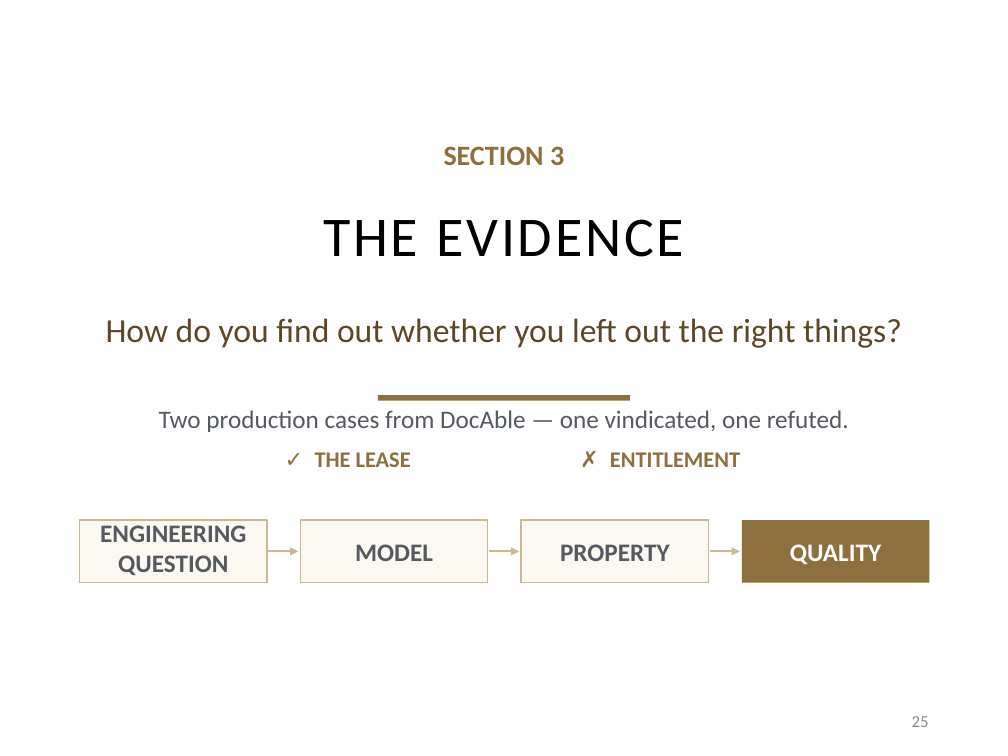
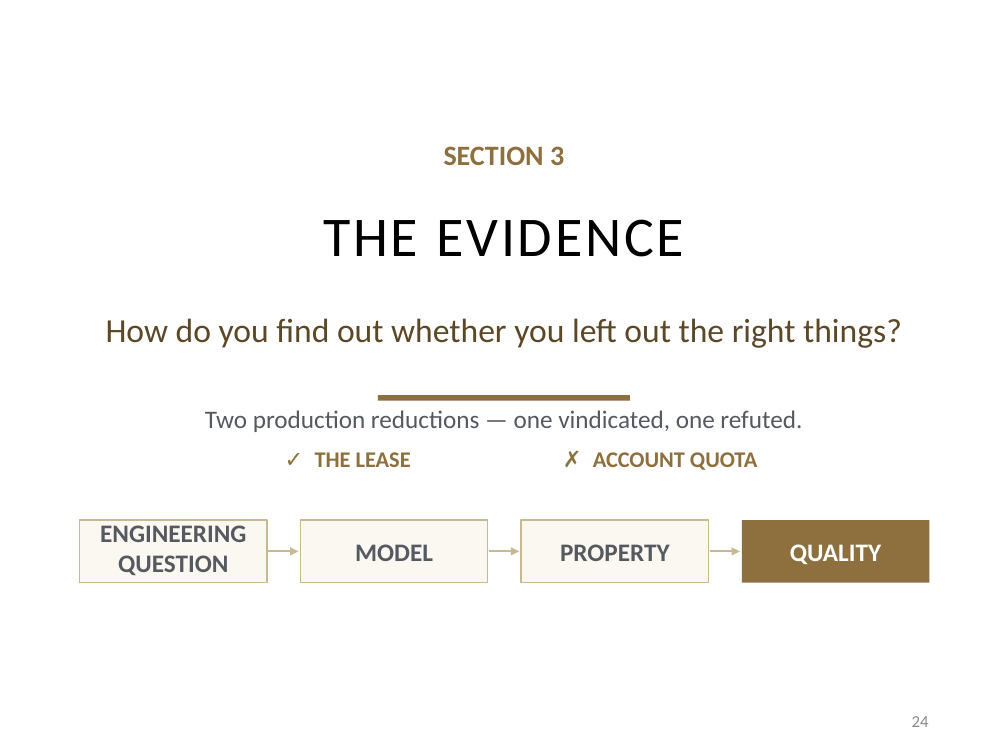
Before and after one commit to davisjam/model-based-agentic-software-engineering, a slide deck: slide 24 of course/lectures/act-2-delegation-and-control/02-modeling/2-2-Modeling-1-Purposeful-Reduction.pptx (slide 25 before the commit). Drawn at 1008x756 pixels with LibreOffice and Linux fonts; fonts in the diff are those of the drawing; background and template pictures are left out. Boxes give left, top, right and bottom in pixels: in the first picture for what was removed or moved away, otherwise in the second. Text is boxed around its words. In the diff, an @@ line names an element or a change of style, - is before the commit and + after.

```diff
--- a/course/lectures/act-2-delegation-and-control/02-modeling/2-2-Modeling-1-Purposeful-Reduction.pptx
+++ b/course/lectures/act-2-delegation-and-control/02-modeling/2-2-Modeling-1-Purposeful-Reduction.pptx
@@ text at bbox=[205, 410, 802, 432]: text changed @@
-Two production cases from DocAble — one vindicated, one refuted.
+Two production reductions — one vindicated, one refuted.
@@ text at bbox=[593, 452, 757, 470]: text changed @@
-✗ ENTITLEMENT
+✗ ACCOUNT QUOTA
@@ page number at bbox=[912, 716, 929, 727]: text changed @@
-25
+24
```
Also in this commit, not shown: 5 other slides changed, 1 slide added.
